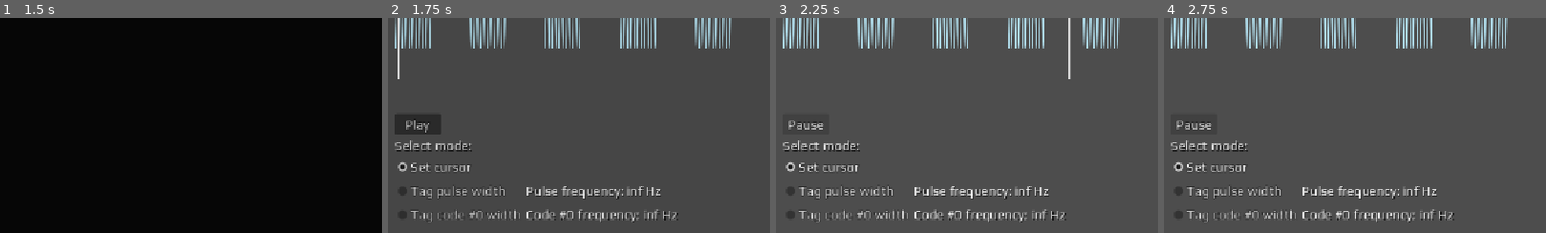
Above: before the commit, frames 1-4 (left to right).
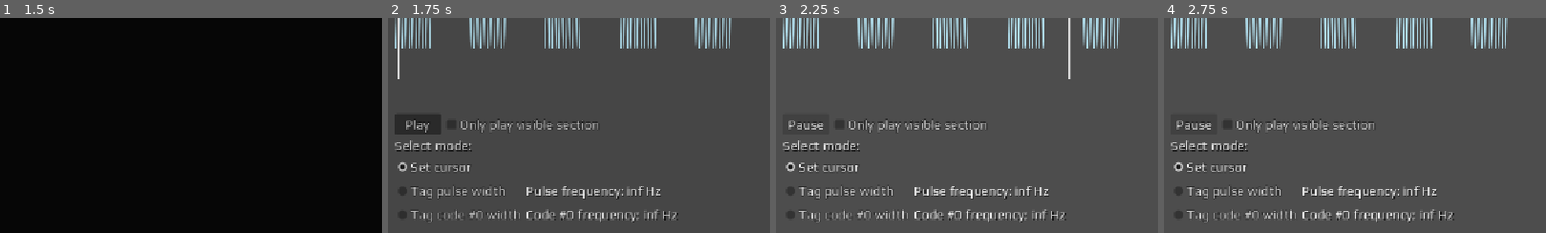
Above: after the commit, the same moments.

Repository: mgiuca/message-game
Game: Godot game, scene res://scenes/main.tscn
Same seed, same stepped clock (60 frames per second), same inputs: the game is played once before the commit and once after it.
Inputs:
- Up to frame 1 (1.5 s): click "Start Game" at 0.5 s; click "Confirm" at 1.25 s
- Up to frame 2 (1.75 s): no input
- Up to frame 3 (2.25 s): click "Play" at 2 s
- Up to frame 4 (2.75 s): no input
The pictures show only the part of the screen within x 0-50%, y 45-95%; the shares and areas given below are measured in that part.

Frame 1 is identical in both runs. In frame 2, 0.7% of the frame differs, in the area x 18-55%, y 46-54%; in frame 3, 0.8%, in the area x 15-55%, y 46-54%; in frame 4, 0.8%.

Commit message:
Added chkbox only visible section.

Diff:
--- a/scenes/levels/pulse_detector.gd
+++ b/scenes/levels/pulse_detector.gd
@@ -15,6 +15,7 @@
       update_playhead()
 
 @onready var btn_play_stop : Button = %BtnPlayStop
+@onready var chk_only_visible : CheckBox = %ChkOnlyVisible
 @onready var tex_waveform : Waveform = %TexWaveform
 @onready var audio_stream_player : AudioStreamPlayer = $AudioStreamPlayer
 
@@ -63,6 +64,11 @@
 
 func _process(_delta: float) -> void:
   if audio_stream_player.playing and not audio_stream_player.stream_paused:
+    if chk_only_visible.button_pressed:
+      var t := audio_stream_player.get_playback_position()
+      if t < tex_waveform.start_time or t > tex_waveform.end_time:
+        audio_stream_player.seek(tex_waveform.start_time)
+
     # Invalid when not playing.
     playhead_time = audio_stream_player.get_playback_position()
 
--- a/scenes/levels/pulse_detector.tscn
+++ b/scenes/levels/pulse_detector.tscn
@@ -93,7 +93,13 @@
 shortcut = SubResource("Shortcut_12t0g")
 text = "Play"
 
-[node name="BtnConfirm" type="Button" parent="MarginContainer/VBoxContainer/HBoxContainer" index="1" unique_id=71189766]
+[node name="ChkOnlyVisible" type="CheckBox" parent="MarginContainer/VBoxContainer/HBoxContainer" index="1" unique_id=1475889869]
+unique_name_in_owner = true
+layout_mode = 2
+tooltip_text = "Loops over just the visible part of the waveform, rather than playing the whole thing."
+text = "Only play visible section"
+
+[node name="BtnConfirm" type="Button" parent="MarginContainer/VBoxContainer/HBoxContainer" index="2" unique_id=71189766]
 layout_mode = 2
 size_flags_horizontal = 10
 text = "Confirm"
